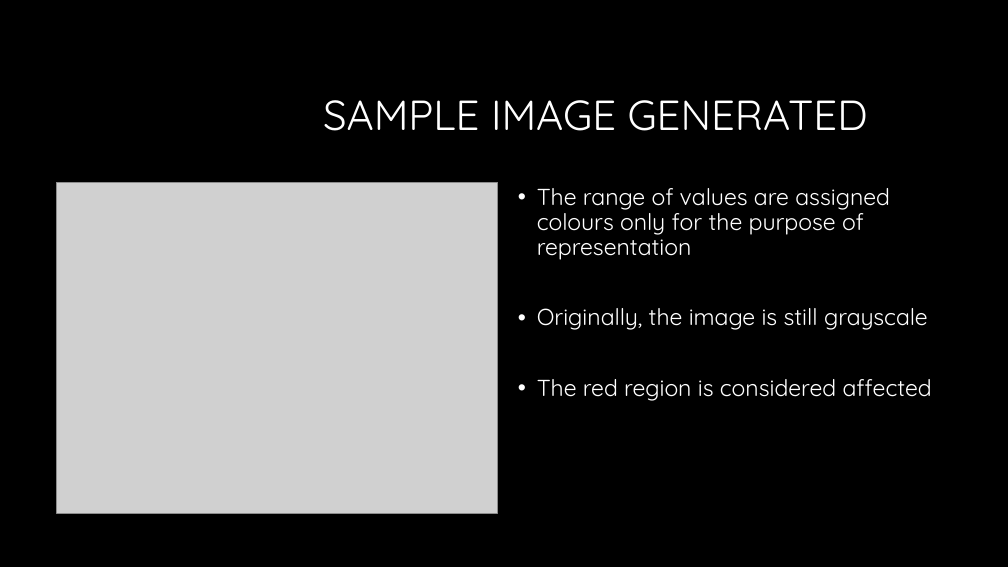
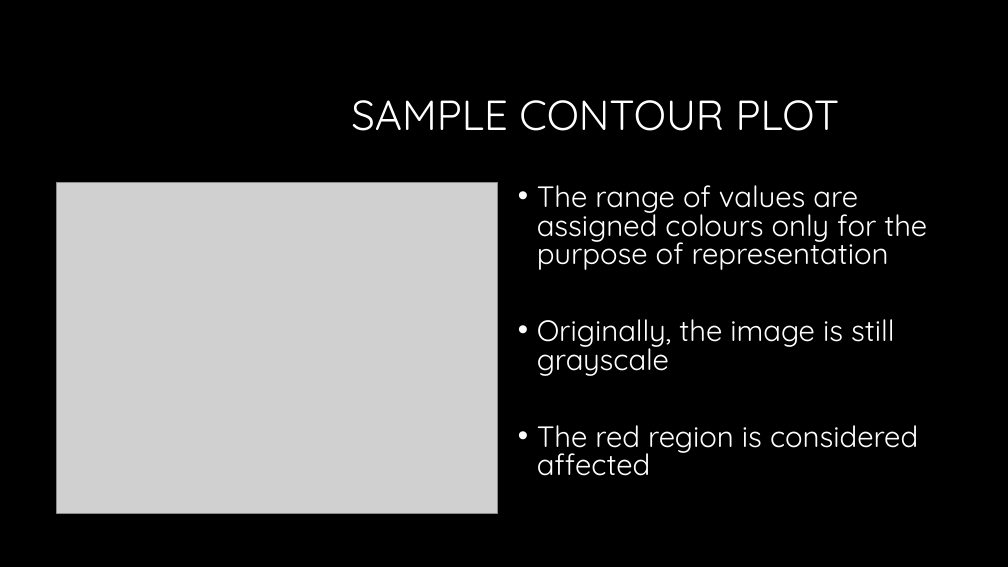
Before and after one commit to nsudhanva/eit, a slide deck: slide 6 of docs/Electrical Impedance Tomography.pptx (slide 8 before the commit). Drawn at 1008x567 pixels with LibreOffice and Linux fonts; fonts in the diff are those of the drawing; grey boxes stand for pictures; background and template pictures are left out. Boxes give left, top, right and bottom in pixels: in the first picture for what was removed or moved away, otherwise in the second. Text is boxed around its words. In the diff, an @@ line names an element or a change of style, - is before the commit and + after.

```diff
--- a/docs/Electrical Impedance Tomography.pptx
+++ b/docs/Electrical Impedance Tomography.pptx
@@ title at [351,100,840,131]: text changed @@
-SAMPLE IMAGE GENERATED
+SAMPLE CONTOUR PLOT
@@ text "The range of values are ..." at [537,185,927,476]: size 22 to 28 pt; line spacing 0.9 to 0.8 @@
```
Also in this commit, not shown: 8 other slides changed, 1 slide added, 1 slide removed.
